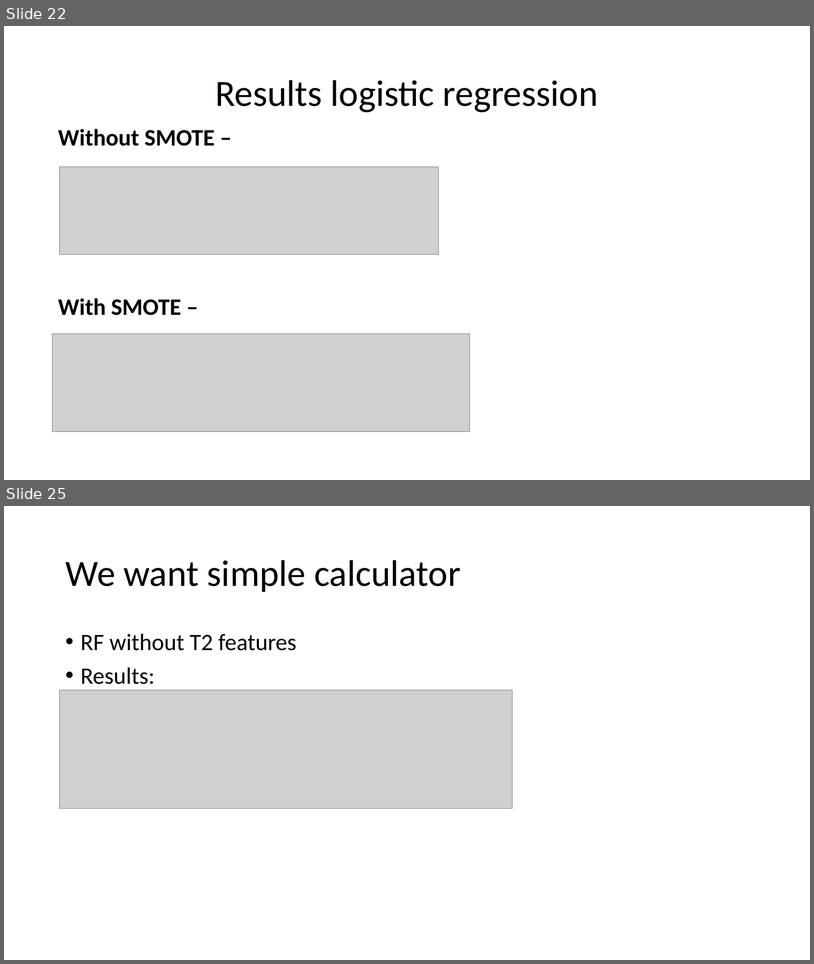
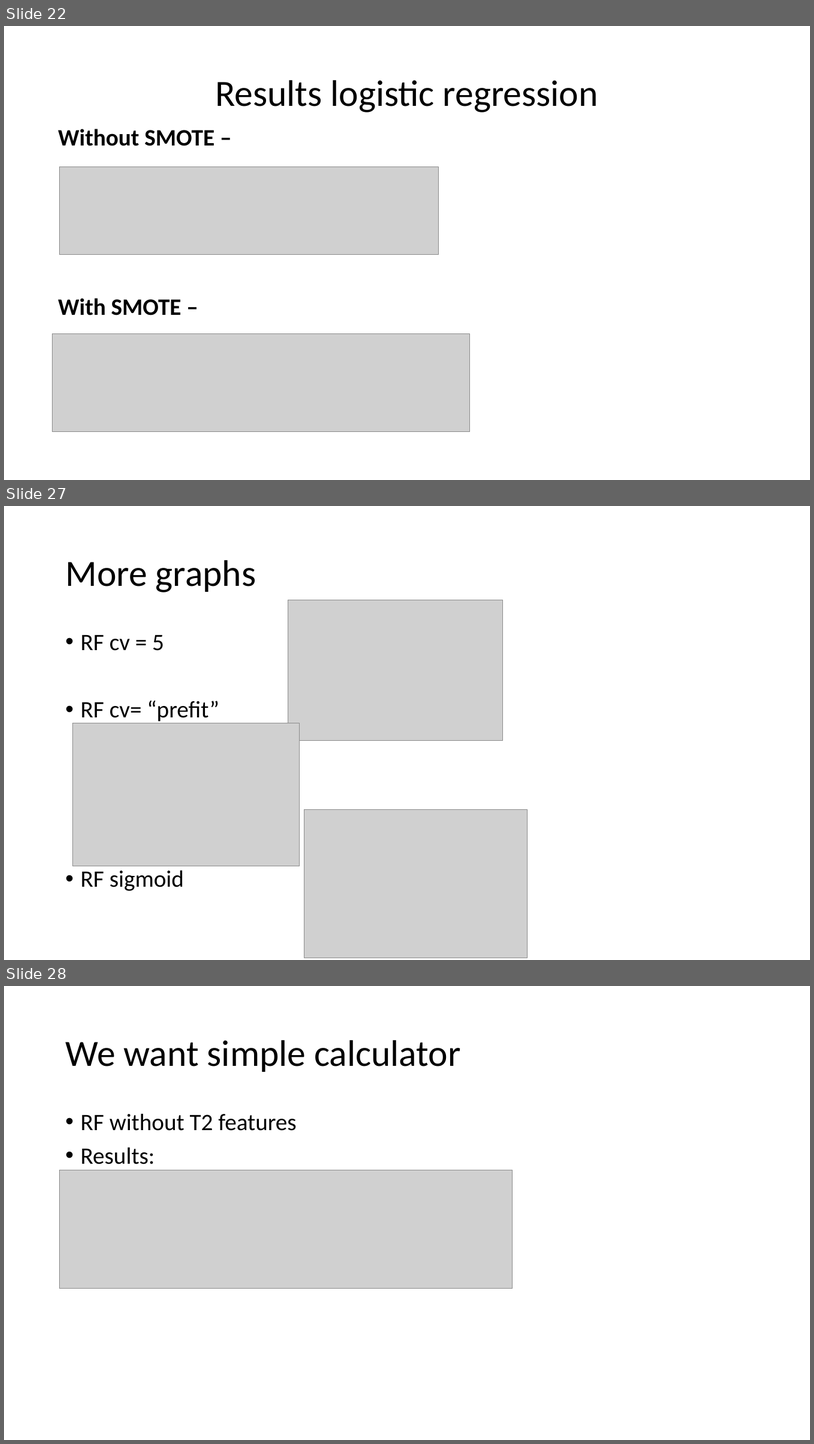
Before and after one commit to nogur9/PTSD, a slide deck: yaron/Social Anxiety classifier.pptx. Shown one above the other, each under a label of ours: slides 22 and 25 before the commit, slides 22, 27 and 28 after it; the slides between them are not shown. The pictures are 814x964 and 814x1444 pixels, drawn with LibreOffice and Linux fonts; fonts in the diff are those of the drawing; grey boxes stand for pictures. Boxes give left, top, right and bottom in pixels: in the first picture for what was removed or moved away, otherwise in the second. Text is boxed around its words. In the diff, an @@ line names an element or a change of style, - is before the commit and + after.

```diff
--- a/yaron/Social Anxiety classifier.pptx
+++ b/yaron/Social Anxiety classifier.pptx
@@ slide 27 added at (4,506,810,960), background #FFFFFF @@
@@ title added at (65,560,256,592), 44 pt, text #000000 @@
+More graphs
@@ picture added at (288,600,503,740) @@
@@ text added at (81,635,219,891), 28 pt, text #000000 @@
+• RF cv = 5
+• RF cv= “prefit”
+• RF sigmoid
@@ picture added at (73,723,300,865) @@
@@ picture added at (305,809,528,957) @@
@@ what was slide 25 is now slide 28 @@
```
Also in this commit, not shown: 11 slides changed, 4 other slides added, 2 slides removed, 6 other files.
